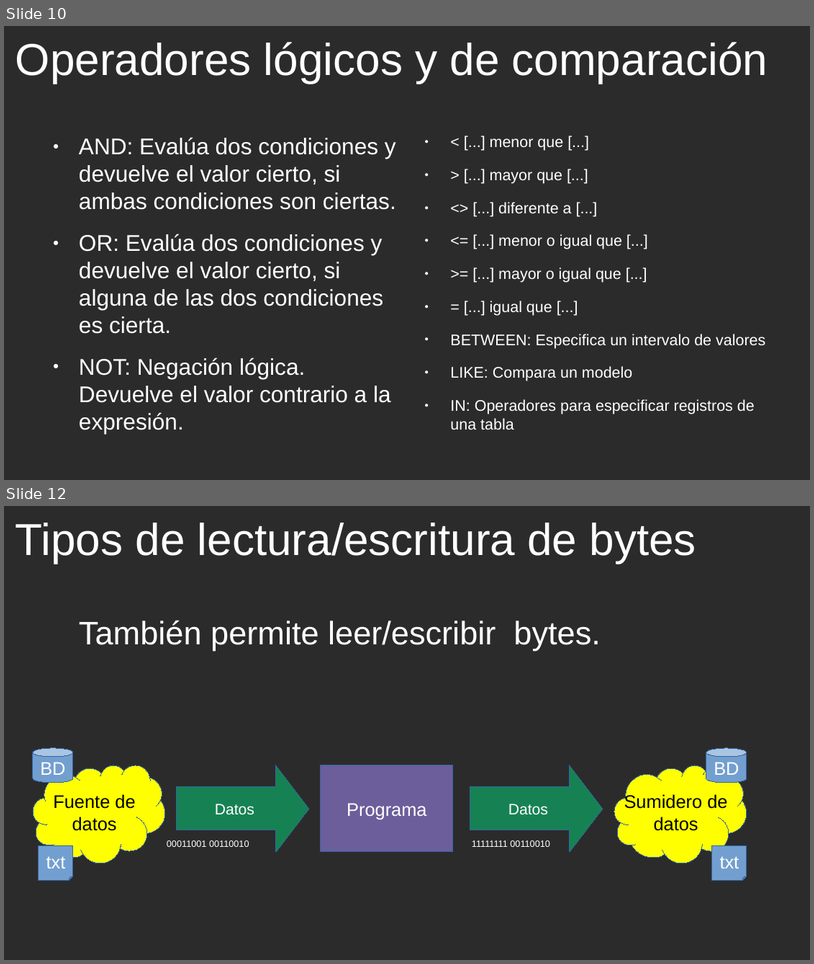
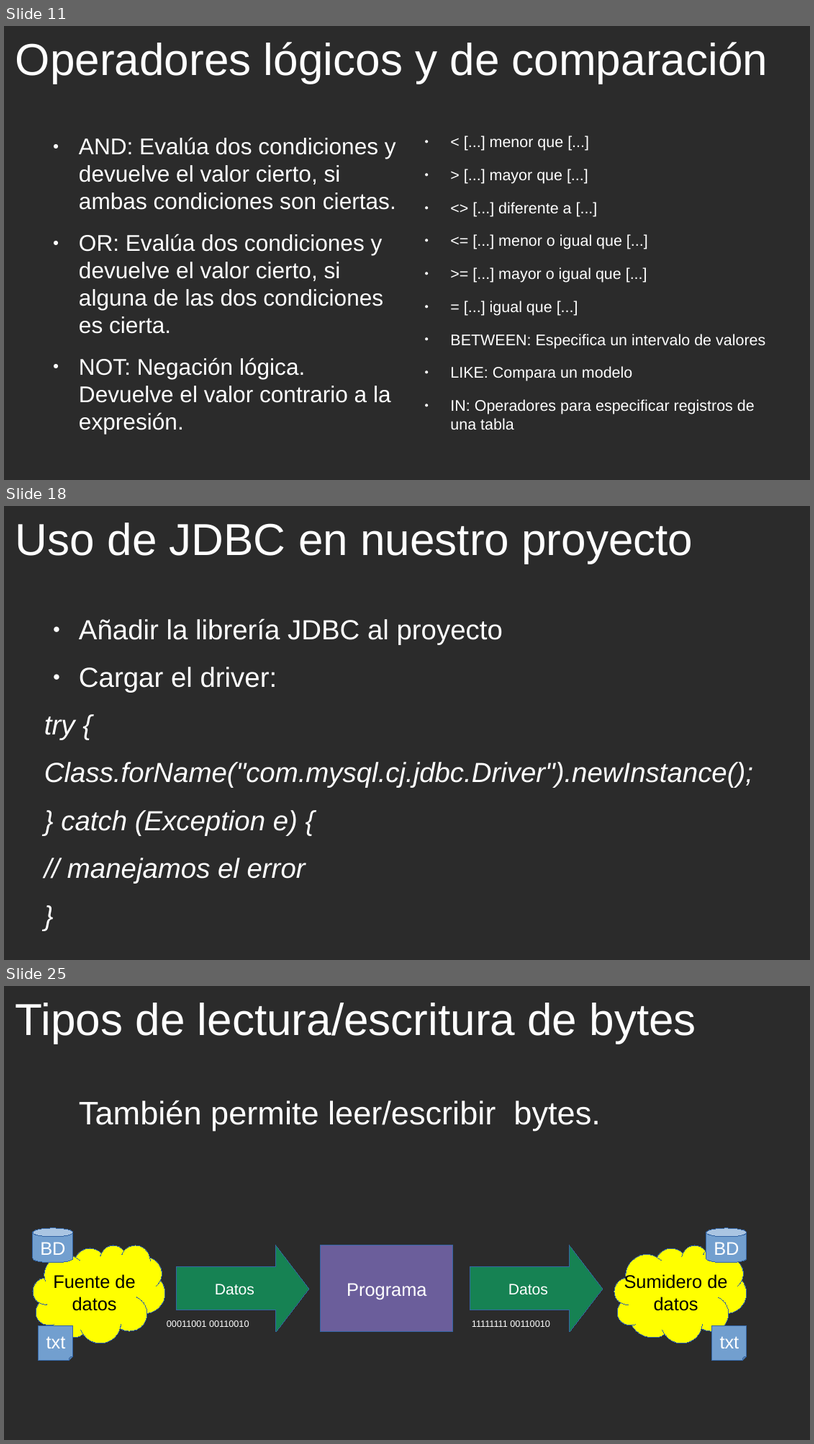
Before and after one commit to cmorenoruiz/ApuntesProgramacion, a slide deck: Unidad 13 Acceso a Bases de Datos/Acceso a BD Presentación para clase.odp. Shown one above the other, each under a label of ours: slides 10 and 12 before the commit, slides 11, 18 and 25 after it; the slides between them are not shown. The pictures are 814x964 and 814x1444 pixels, drawn with LibreOffice and Linux fonts; fonts in the diff are those of the drawing; background and template pictures are left out; a plain dark background stands for a picture behind light text. Boxes give left, top, right and bottom in pixels: in the first picture for what was removed or moved away, otherwise in the second. Text is boxed around its words. In the diff, an @@ line names an element or a change of style, - is before the commit and + after.

Commit message:
Añadiendo diapositivas sobre JDBC, drivers y clases de JDBC

```diff
--- a/Unidad 13 Acceso a Bases de Datos/Acceso a BD Presentación para clase.odp
+++ b/Unidad 13 Acceso a Bases de Datos/Acceso a BD Presentación para clase.odp
@@ slide 18 added at bbox=[4, 506, 810, 960], background picture (left out) @@
@@ title added at bbox=[16, 523, 693, 564], 44 pt, text #FFFFFF @@
+Uso de JDBC en nuestro proyecto
@@ text added at bbox=[44, 618, 754, 883], 27.2 pt, text #FFFFFF, italic @@
+● Añadir la librería JDBC al proyecto
+● Cargar el driver:
+try {
+Class.forName("com.mysql.cj.jdbc.Driver").newInstance();
+} catch (Exception e) {
+// manejamos el error
+}
@@ what was slide 10 is now slide 11 @@
@@ what was slide 12 is now slide 25 @@
```
Also in this commit, not shown: 4 slides changed, 13 other slides added, 1 slide removed.
